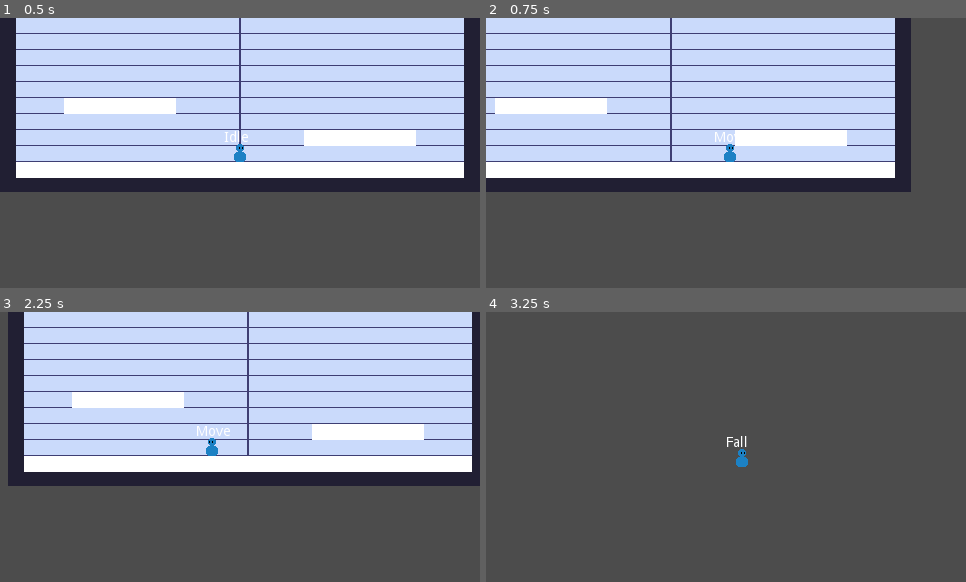
Above: before the commit, frames 1-4 (two rows, left to right).
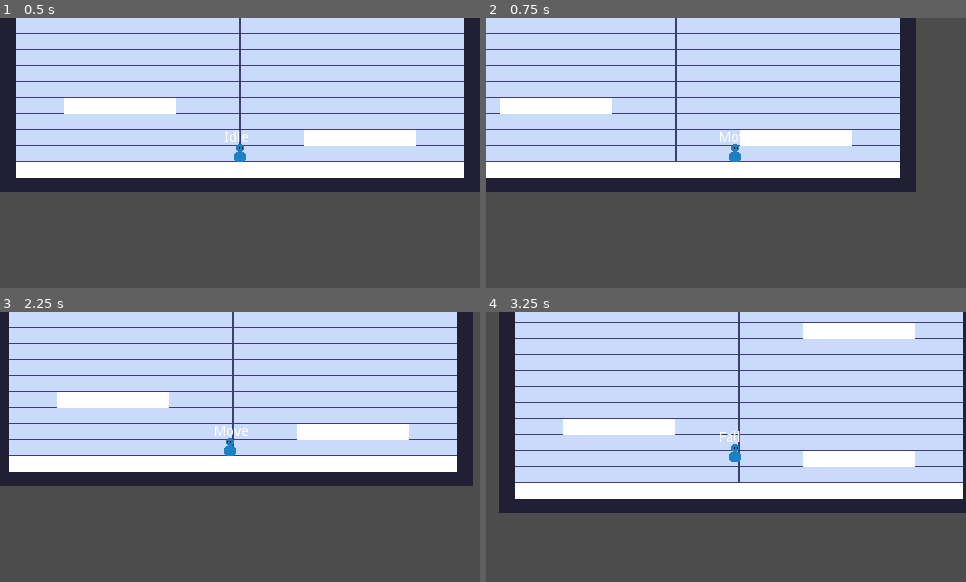
Above: after the commit, the same moments.

Repository: VuurMos/godot-3.5-platformer-character-controller
Game: Godot game, scene res://Game.tscn
Two runs of this game, one before a commit and one after it. Both use one fixed random seed, a clock stepped at 60 frames per second and the inputs below.
Inputs:
- Up to frame 1 (0.5 s): no input
- Up to frame 2 (0.75 s): hold Right (right) from 0.53 s (still down); tap X (dash) at 0.6 s
- Up to frame 3 (2.25 s): tap C (jump) at 0.77, 1.52 s; tap X (dash) at 1.35, 2.1 s; release Right (right) at 2.03 s; hold Left (left) from 2.03 s (still down)
- Up to frame 4 (3.25 s): release Left (left) at 2.78 s; hold Right (right) from 2.78 s (still down); tap X (dash) at 2.85 s; tap C (jump) at 3.02 s

Frame 1 is identical in both runs. In frame 2, 2.1% of the frame differs, in the area x 1-90%, y 0-65%; in frame 3, 7.2%; in frame 4, 72%, in the area x 2-100%, y 0-75%.

Commit message:
Fixed error with normalized input Input is only normalized when used for dash or else it slows down movement when two adjcent move inputs are pressed (ex. up and right).

Diff:
--- a/platformer-controller/player/platform-controller.gd
+++ b/platformer-controller/player/platform-controller.gd
@@ -28,7 +28,7 @@
 var max_fall_velocity = jump_velocity * 0.85
 
 var dashing := false
-var dash_strength := 60 * TILE_SIZE
+var dash_strength := 40 * TILE_SIZE
 
 onready var sprite = $Sprite
 onready var cam = $PlayerCamera
--- a/platformer-controller/player/player-state-machine/player-states/player-dash-state.gd
+++ b/platformer-controller/player/player-state-machine/player-states/player-dash-state.gd
@@ -3,11 +3,11 @@
 
 var dash_direction := Vector2.ZERO
 var current_dash_time := 0.0
-var dash_duration := 0.05
+var dash_duration := 0.1
 
 func enter(msg := {}) -> void:
 	player.velocity.y = 0.0
-	dash_direction = player.input_direction
+	dash_direction = player.input_direction.normalized()
 	player.dashing = true
 	current_dash_time = 0.0
 	pass
--- a/platformer-controller/player/player-state-machine/player-states/player-state.gd
+++ b/platformer-controller/player/player-state-machine/player-states/player-state.gd
@@ -38,9 +38,7 @@
 	var input = Vector2.ZERO
 	input.x = Input.get_action_strength("right") - Input.get_action_strength("left")
 	input.y = Input.get_action_strength("down") - Input.get_action_strength("up")
-	# TODO: Normalizing the input results in the player moving slower when they also press up / down
-	# while moving left and right.
-	return input.normalized()
+	return input
 
 
 func enter(_msg := {}) -> void:
